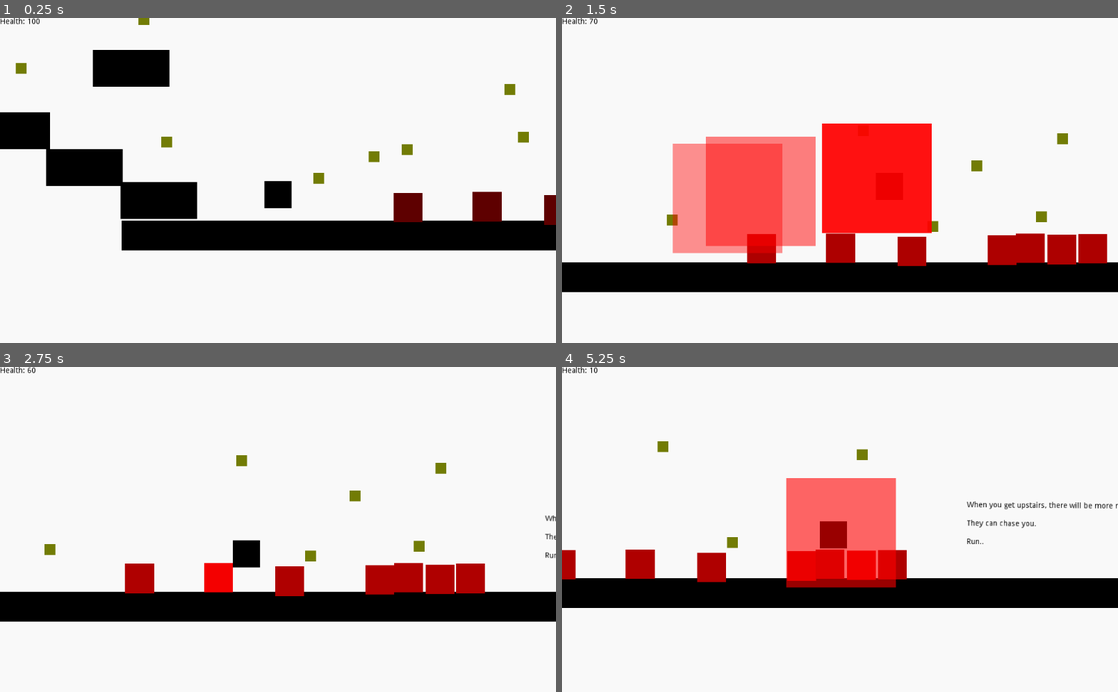
Above: before the commit, frames 1-4 (two rows, left to right).
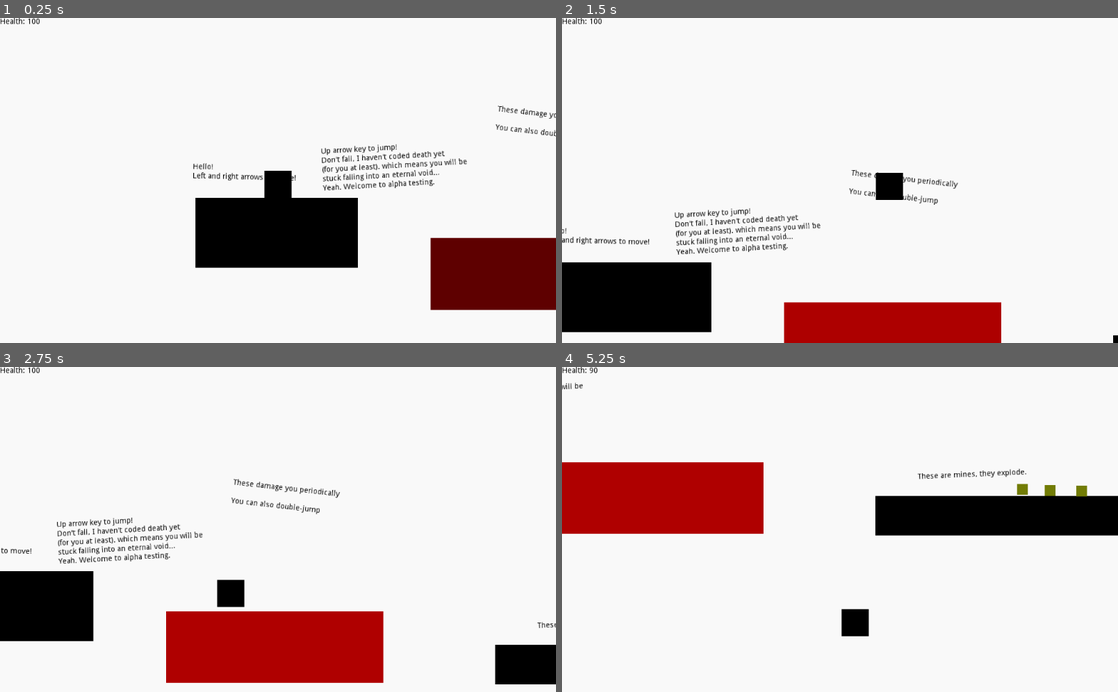
Above: after the commit, the same moments.

Repository: RavenJFelix/Square
Game: Godot game, scene res://levelz/level_0/level_0.tscn
The game is run twice, just before and just after one commit, with the same random seed, the same clock (stepped at 60 frames per second) and the same inputs.
Inputs:
- Up to frame 1 (0.25 s): no input
- Up to frame 2 (1.5 s): hold Right (ui_right) from 0.53 s (still down); tap Up (ui_up) at 0.77 s
- Up to frame 3 (2.75 s): tap Up (ui_up) at 1.52 s; release Right (ui_right) at 2.03 s; hold Left (ui_left) from 2.03 s (still down)
- Up to frame 4 (5.25 s): release Left (ui_left) at 2.78 s; hold Right (ui_right) 2.78-4.28 s; tap Up (ui_up) at 3.02, 3.77, 4.52 s; hold Left (ui_left) 4.28-5.03 s; hold Right (ui_right) from 5.03 s (still down)

The runs differ from the first frame. In frame 1, 21% of the frame differs, in the area x 0-100%, y 0-90%; in frame 2, 34%, in the area x 0-100%, y 0-100%; in frame 3, 24%; in frame 4, 31%.

Commit message:
Update export prefixes

Diff:
--- a/levelz/level_0/level_0.tscn
+++ b/levelz/level_0/level_0.tscn
@@ -11,7 +11,7 @@
 [node name="Node2D" type="Node2D"]
 
 [node name="KinematicBody2D" parent="." instance=ExtResource( 1 )]
-position = Vector2( 4690.69, -1981.41 )
+position = Vector2( 156.471, 23.3995 )
 
 [node name="ladder" parent="." instance=ExtResource( 2 )]
 position = Vector2( 2646.89, 11.8719 )
Not shown, changed: export_presets.cfg
